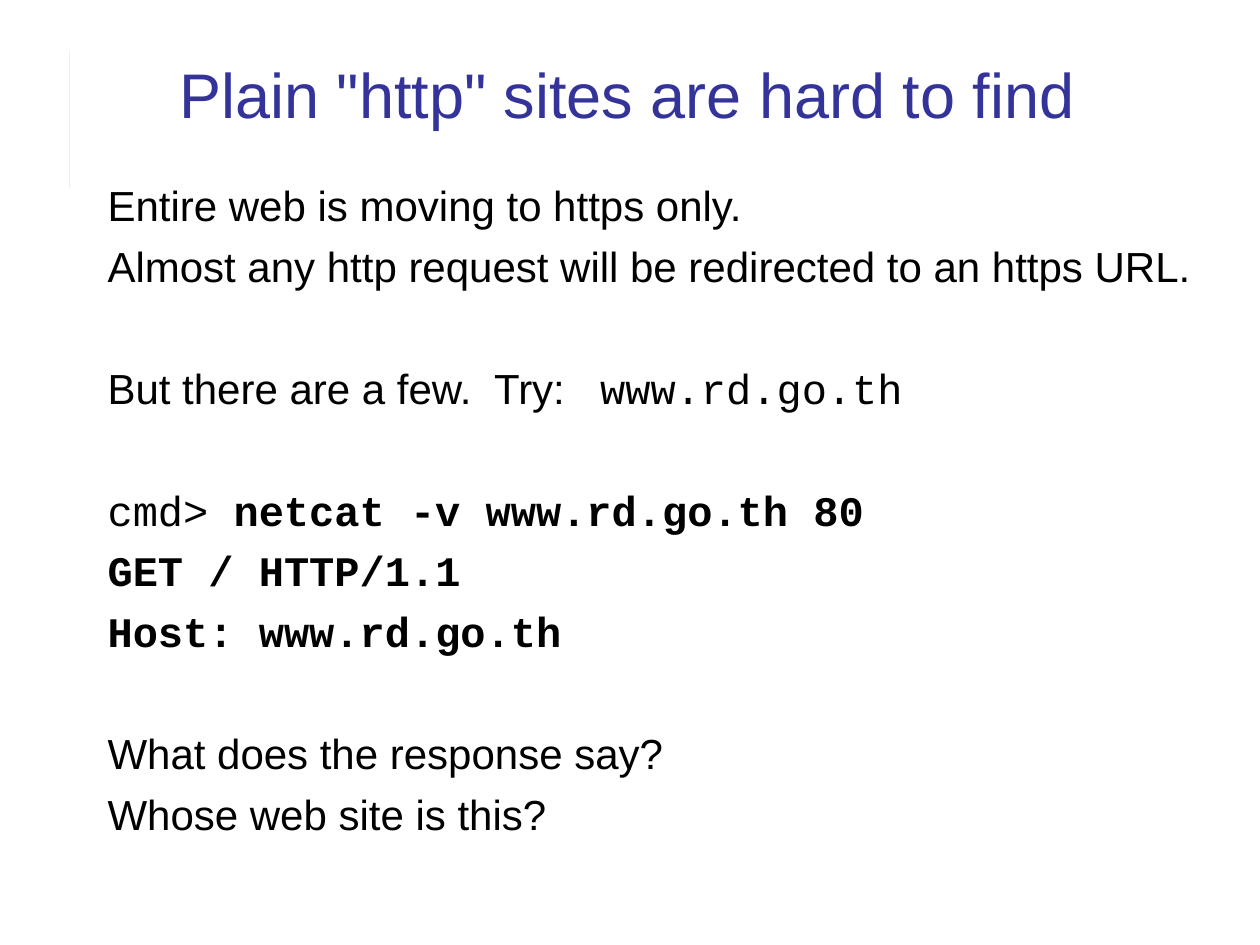
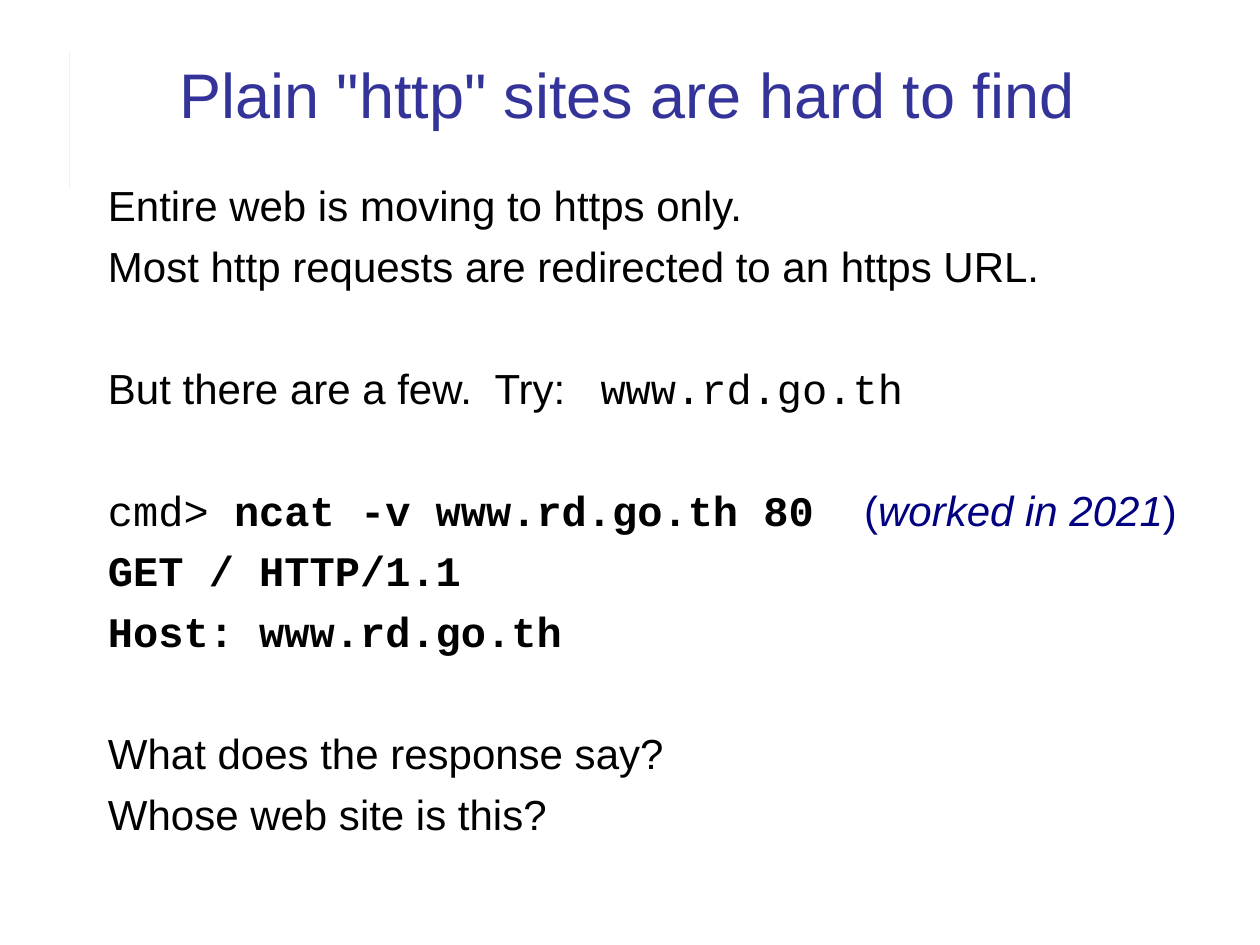
Before and after one commit to cpske/ISP, a slide deck: slide 13 of web/HTTP-in-Action.ppt (slide 12 before the commit). Drawn at 1260x945 pixels with LibreOffice and Linux fonts; fonts in the diff are those of the drawing. Boxes give left, top, right and bottom in pixels: in the first picture for what was removed or moved away, otherwise in the second. Text is boxed around its words. In the diff, an @@ line names an element or a change of style, - is before the commit and + after.

Commit message:
updates to HTTP exercise

```diff
--- a/web/HTTP-in-Action.ppt
+++ b/web/HTTP-in-Action.ppt
@@ text at (x1=108, y1=190, x2=904, y2=831): indent changed @@
@@ text at (x1=108, y1=251, x2=1039, y2=290): text changed @@
-Almost any http request will be redirected to an https URL.
+Most http requests are redirected to an https URL.
@@ text at (x1=108, y1=495, x2=813, y2=535): text changed @@
-cmd> netcat -v www.rd.go.th 80
+cmd> ncat -v www.rd.go.th 80 (worked in 2021)
```
Also in this commit, not shown: 11 other slides changed, 3 slides added, 3 other files.
